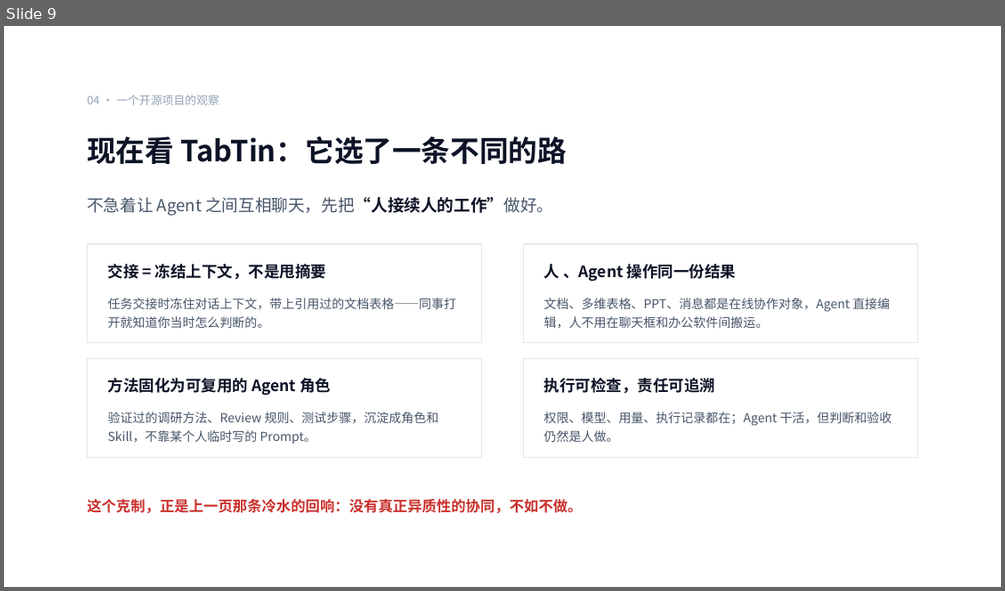
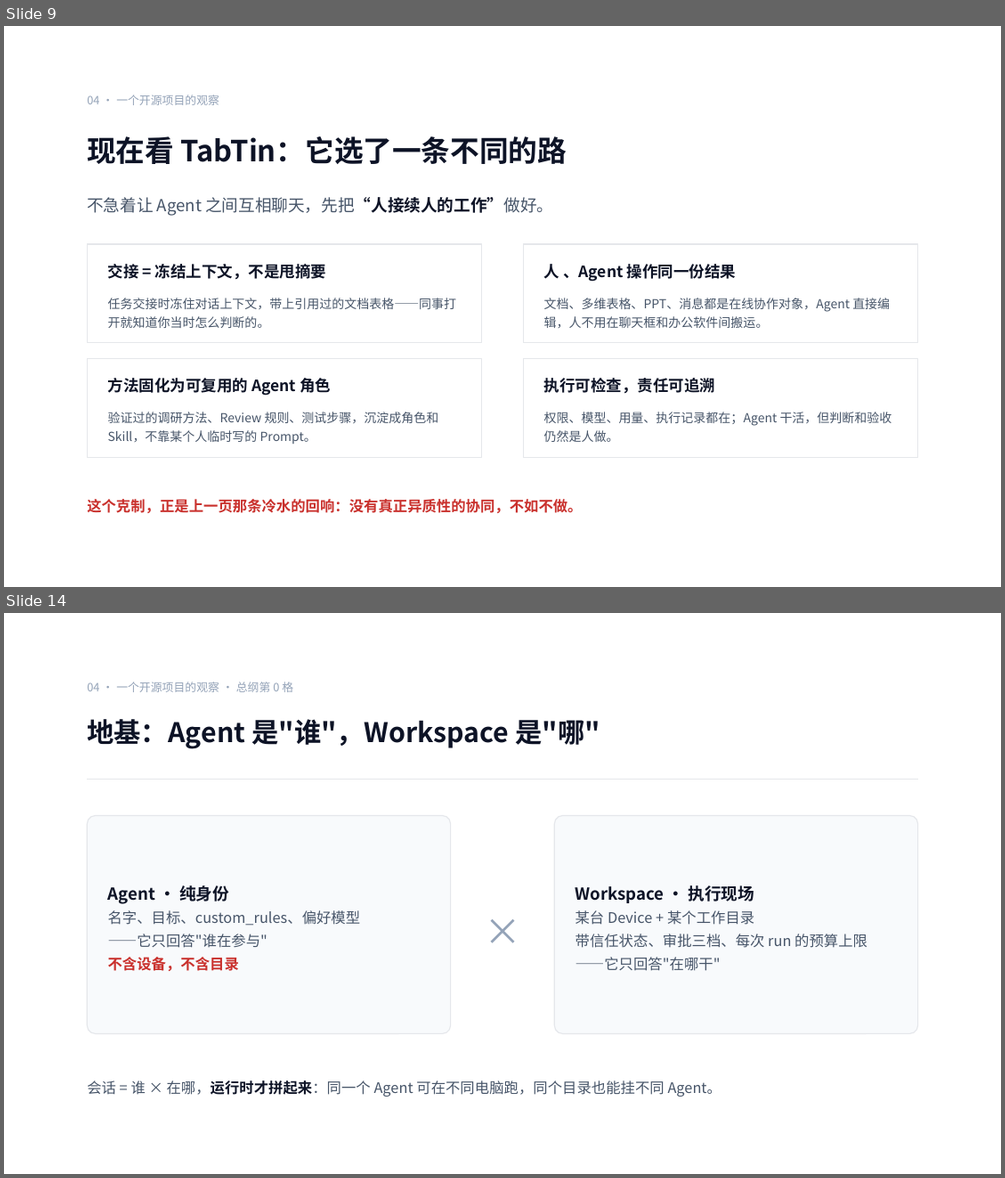
Before and after one commit to ChrysanWithCat/TabTin, a slide deck: 多智能体协同技术分享/从一个人爽到一群人接住：TabTin 与 AI 协作难题.pptx. Shown one above the other, each under a label of ours: slide 9 before the commit, slides 9 and 14 after it; the slides between them are not shown. The pictures are 1005x591 and 1005x1178 pixels, drawn with LibreOffice and Linux fonts; fonts in the diff are those of the drawing. Boxes give left, top, right and bottom in pixels: in the first picture for what was removed or moved away, otherwise in the second. Text is boxed around its words. In the diff, an @@ line names an element or a change of style, - is before the commit and + after.

```diff
--- a/多智能体协同技术分享/从一个人爽到一群人接住：TabTin 与 AI 协作难题.pptx
+++ b/多智能体协同技术分享/从一个人爽到一群人接住：TabTin 与 AI 协作难题.pptx
@@ slide 14 added at <box>4,613,1001,1174</box>, background #FFFFFF @@
@@ text added at <box>87,682,293,692</box>, 11 pt, text #94A3B8 @@
+04 · 一个开源项目的观察 · 总纲第 0 格
@@ text added at <box>87,719,601,749</box>, 26 pt, text #0D1326, bold @@
+地基：Agent 是"谁"，Workspace 是"哪"
@@ line added from (87, 779) to (918, 779), #E5E7EB 1 pt @@
@@ rounded rectangle added at <box>87,816,451,1034</box>, fill #F8FAFC, outline #E5E7EB 1 pt @@
@@ rounded rectangle added at <box>554,816,918,1034</box>, fill #F8FAFC, outline #E5E7EB 1 pt @@
@@ text added at <box>108,885,361,971</box>, 14 pt, text #475569 @@
+Agent · 纯身份
+名字、目标、custom_rules、偏好模型
+——它只回答"谁在参与"
+不含设备，不含目录
@@ text added at <box>471,893,534,956</box>, 36 pt, text #94A3B8 @@
+×
@@ text added at <box>575,885,867,971</box>, 14 pt, text #475569 @@
+Workspace · 执行现场
+某台 Device + 某个工作目录
+带信任状态、审批三档、每次 run 的预算上限
+——它只回答"在哪干"
@@ text added at <box>87,1080,722,1096</box>, 14 pt, text #475569 @@
+会话 = 谁 × 在哪，运行时才拼起来：同一个 Agent 可在不同电脑跑，同个目录也能挂不同 Agent。
```
Also in this commit, not shown: 3 slides changed, 15 other slides added, 6 other files.
